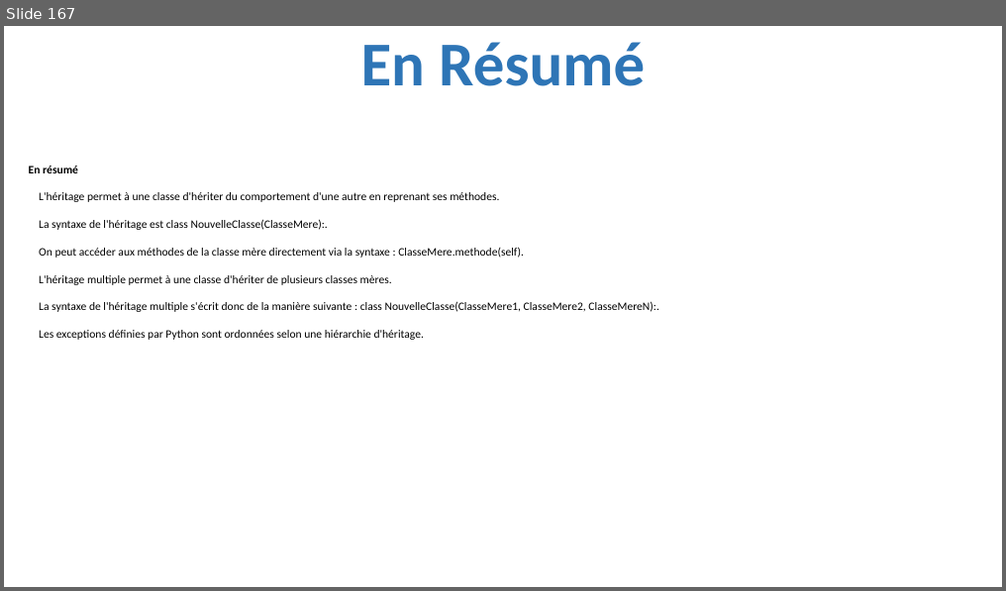
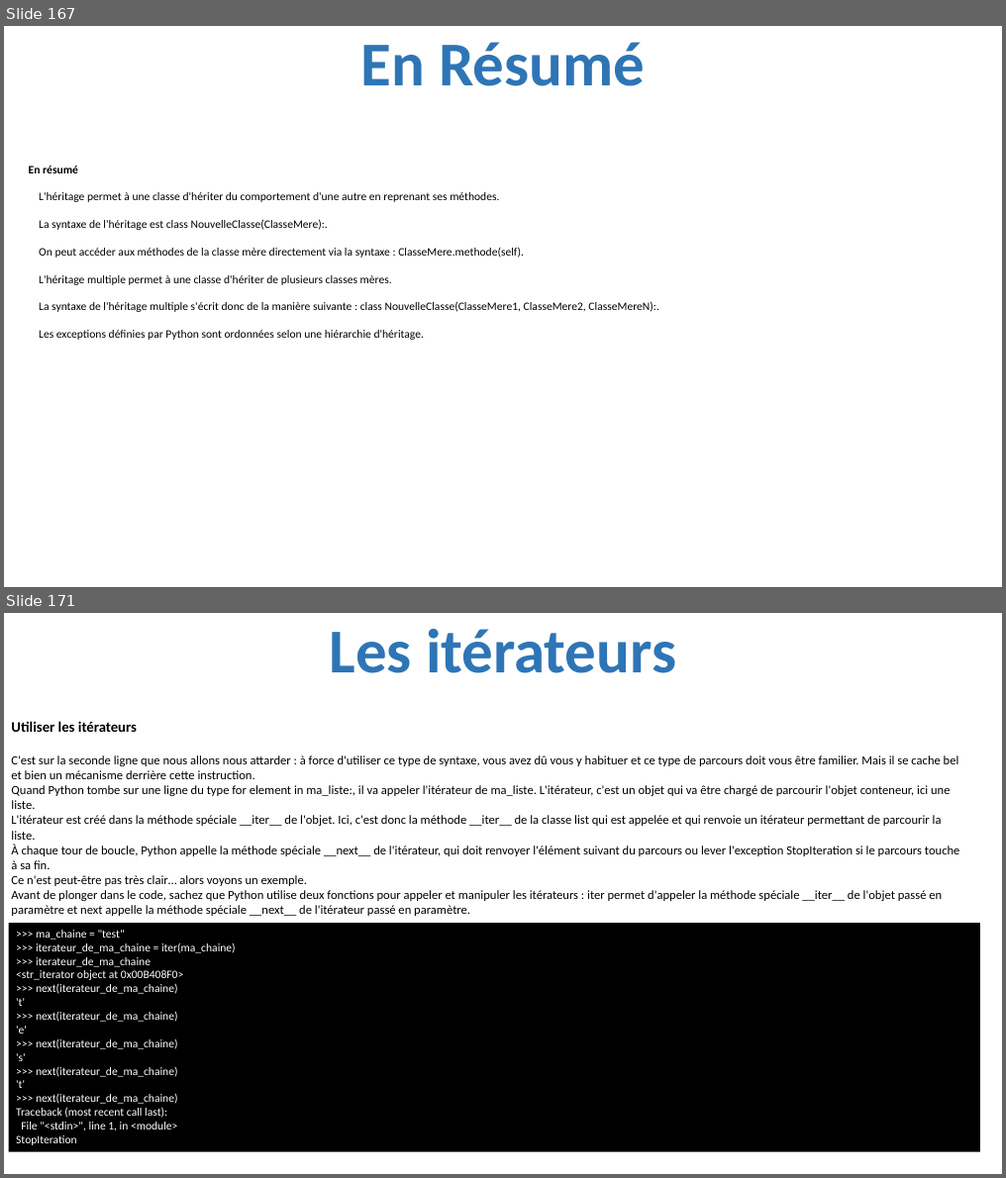
Before and after one commit to julienPalleau/PythonDoc, a slide deck: Python-resume.pptx. Shown one above the other, each under a label of ours: slide 167 before the commit, slides 167 and 171 after it; the slides between them are not shown. The pictures are 1006x591 and 1006x1178 pixels, drawn with LibreOffice and Linux fonts; fonts in the diff are those of the drawing. Boxes give left, top, right and bottom in pixels: in the first picture for what was removed or moved away, otherwise in the second. Text is boxed around its words. In the diff, an @@ line names an element or a change of style, - is before the commit and + after.

```diff
--- a/Python-resume.pptx
+++ b/Python-resume.pptx
@@ slide 171 added at (4,613,1002,1174), background #FFFFFF @@
@@ title added at (330,629,676,673), 60 pt, text #2E75B6, bold @@
+Les itérateurs
@@ text added at (11,721,960,916), 12 pt, text #000000 @@
+Utiliser les itérateurs
+C'est sur la seconde ligne que nous allons nous attarder : à force d'utiliser ce type de syntaxe, vous avez dû vous y habituer et ce type de parcours doit vous être familier. Mais il se cache bel et bien un mécanisme derrière cette instruction.
+Quand Python tombe sur une ligne du type for element in ma_liste:, il va appeler l'itérateur de ma_liste. L'itérateur, c'est un objet qui va être chargé de parcourir l'objet conteneur, ici une liste.
+L'itérateur est créé dans la méthode spéciale __iter__ de l'objet. Ici, c'est donc la méthode __iter__ de la classe list qui est appelée et qui renvoie un itérateur permettant de parcourir la liste.
+À chaque tour de boucle, Python appelle la méthode spéciale __next__ de l'itérateur, qui doit renvoyer l'élément suivant du parcours ou lever l'exception StopIteration si le parcours touche à sa fin.
+Ce n'est peut-être pas très clair… alors voyons un exemple.
+Avant de plonger dans le code, sachez que Python utilise deux fonctions pour appeler et manipuler les itérateurs : iter permet d'appeler la méthode spéciale __iter__ de l'objet passé en paramètre et next appelle la méthode spéciale __next__ de l'itérateur passé en paramètre.
@@ rectangle added at (9,923,980,1152), fill #000000, 11 pt, text #FFFFFF @@
+>>> ma_chaine = "test"
+>>> iterateur_de_ma_chaine = iter(ma_chaine)
+>>> iterateur_de_ma_chaine
+<str_iterator object at 0x00B408F0>
+>>> next(iterateur_de_ma_chaine)
+'t'
+>>> next(iterateur_de_ma_chaine)
+'e'
+>>> next(iterateur_de_ma_chaine)
+'s'
+>>> next(iterateur_de_ma_chaine)
+'t'
+>>> next(iterateur_de_ma_chaine)
+Traceback (most recent call last):
+File "<stdin>", line 1, in <module>
+StopIteration
```
Also in this commit, not shown: 8 other slides added.
